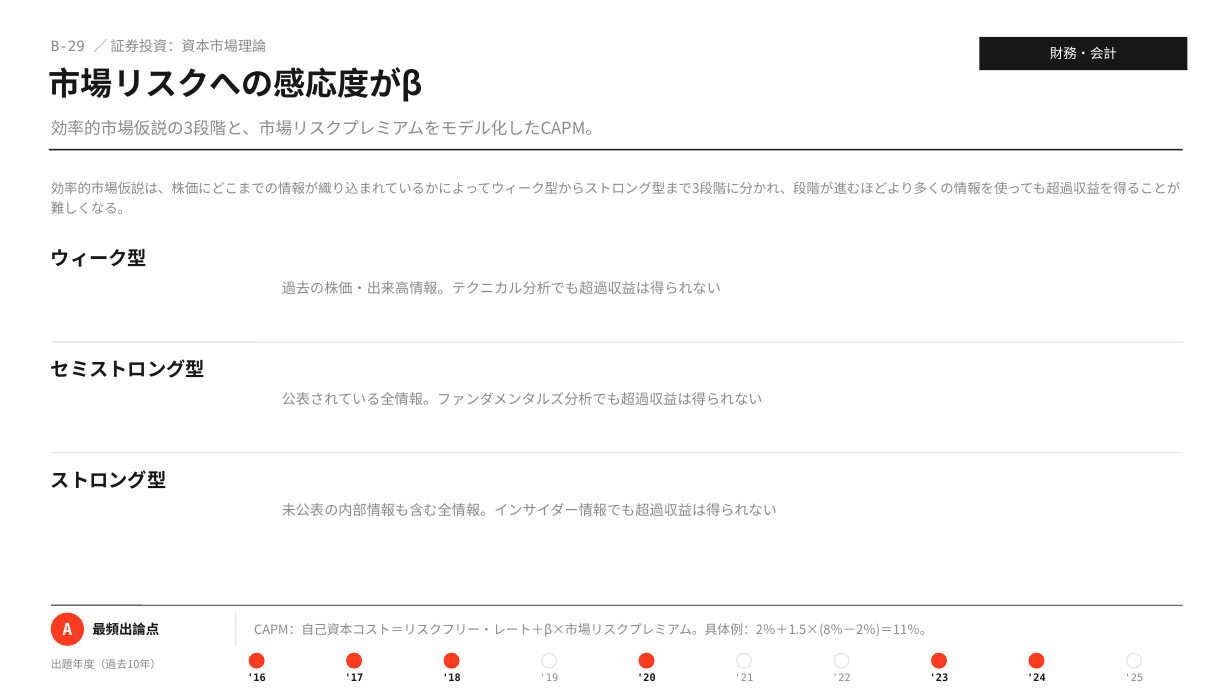
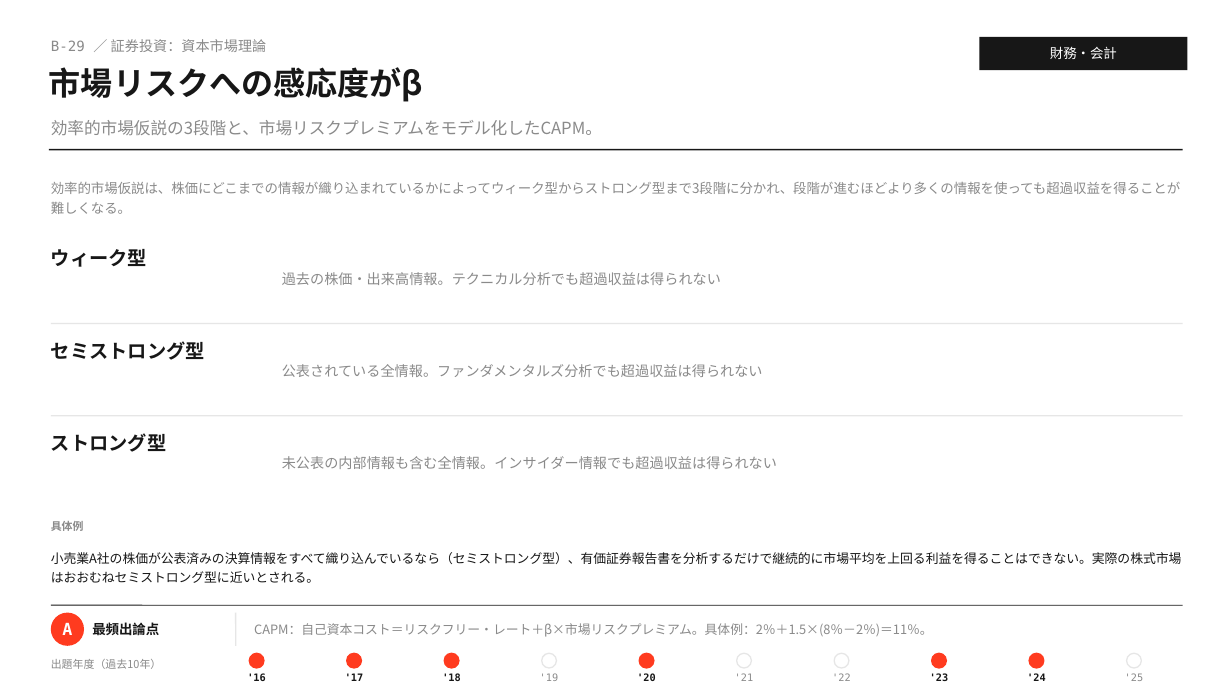
Before and after one commit to MasatoshiSano/SMEC, a slide deck: slide 46 of slides/1st_stage/B_finance_accounting.pptx. Drawn at 1232x693 pixels with LibreOffice and Linux fonts; fonts in the diff are those of the drawing. Boxes give left, top, right and bottom in pixels: in the first picture for what was removed or moved away, otherwise in the second. Text is boxed around its words. In the diff, an @@ line names an element or a change of style, - is before the commit and + after.

```diff
--- a/slides/1st_stage/B_finance_accounting.pptx
+++ b/slides/1st_stage/B_finance_accounting.pptx
@@ text "過去の株価・出来高情報。テクニカル分析でも超過収益は得られない": place and size @@
-text "過去の株価・出来高情報。テクニカル分析でも超過収益は得られない" at <box>282,281,721,294</box>
+text "過去の株価・出来高情報。テクニカル分析でも超過収益は得られない" at <box>282,272,721,285</box>
@@ line moved from (51, 342) - (1183, 342) to (51, 323) - (1183, 323) @@
@@ text "セミストロング型": place and size @@
-text "セミストロング型" at <box>51,359,205,378</box>
+text "セミストロング型" at <box>51,341,205,360</box>
@@ text "公表されている全情報。ファンダメンタルズ分析でも超過収益は得られない": place and size @@
-text "公表されている全情報。ファンダメンタルズ分析でも超過収益は得られない" at <box>282,392,763,405</box>
+text "公表されている全情報。ファンダメンタルズ分析でも超過収益は得られない" at <box>282,364,763,377</box>
@@ line moved from (51, 453) - (1183, 453) to (51, 416) - (1183, 416) @@
@@ text "ストロング型": place and size @@
-text "ストロング型" at <box>51,470,166,489</box>
+text "ストロング型" at <box>51,433,166,452</box>
@@ text "未公表の内部情報も含む全情報。インサイダー情報でも超過収益は得られない": place and size @@
-text "未公表の内部情報も含む全情報。インサイダー情報でも超過収益は得られない" at <box>282,503,777,516</box>
+text "未公表の内部情報も含む全情報。インサイダー情報でも超過収益は得られない" at <box>282,456,777,469</box>
@@ text added at <box>51,521,1182,583</box>, 10 pt, text #171717 @@
+具体例
+小売業A社の株価が公表済みの決算情報をすべて織り込んでいるなら（セミストロング型）、有価証券報告書を分析するだけで継続的に市場平均を上回る利益を得ることはできない。実際の株式市場はおおむねセミストロング型に近いとされる。
```
Also in this commit, not shown: 5 other slides changed, 2 other files.
